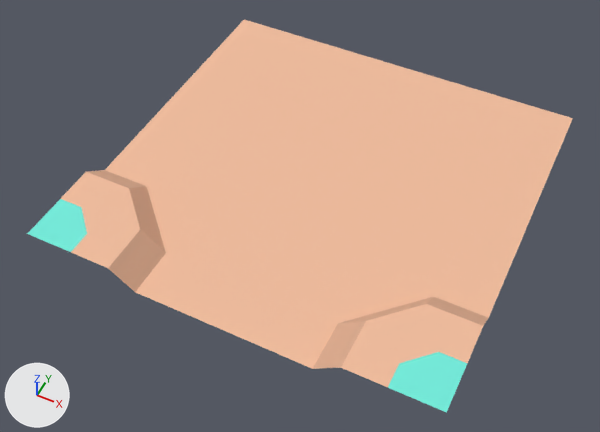
One commit to the glTF model assets/nature_kit/ground_pathSideOpen.glb: the scene before it, then after it.
Before and after are seen from a camera (50 mm lens) standing at (0.598, -1.319, 1.379) and looking at (-0.012, -0.098, -0.148). The lights are fixed; the arrows at lower left show +X, +Y and +Z. The picture after the commit comes second. Where no turn or scale is listed for an object, it has been applied to the vertices.

Names of what the first picture shows: 'ground_pathSideOpen'.
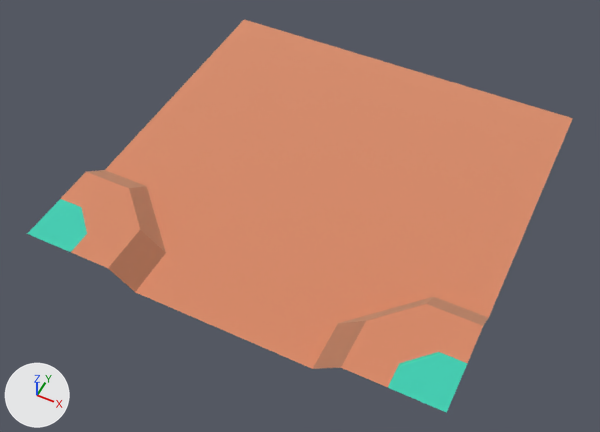
The edits, one by one:
In material 'grass' (mat_grass), metallic goes from 0.05 to 1.0.
In material 'dirtDark' (mat_dirtdark), metallic goes from 0.05 to 1.0.
In material 'dirt' (mat_dirt), metallic goes from 0.05 to 1.0.
In material 'dirt' (mat_dirt), roughness goes from 0.85 to 1.0.
Object 'tmpParent' (ob_tmpparent) is deleted.

Where the change shows, as pixel boxes (x1, y1, x2, y2) in the pictures (600 x 432 px):
'ground_pathSideOpen', surface changed (darker): (27, 20, 573, 413) in both
